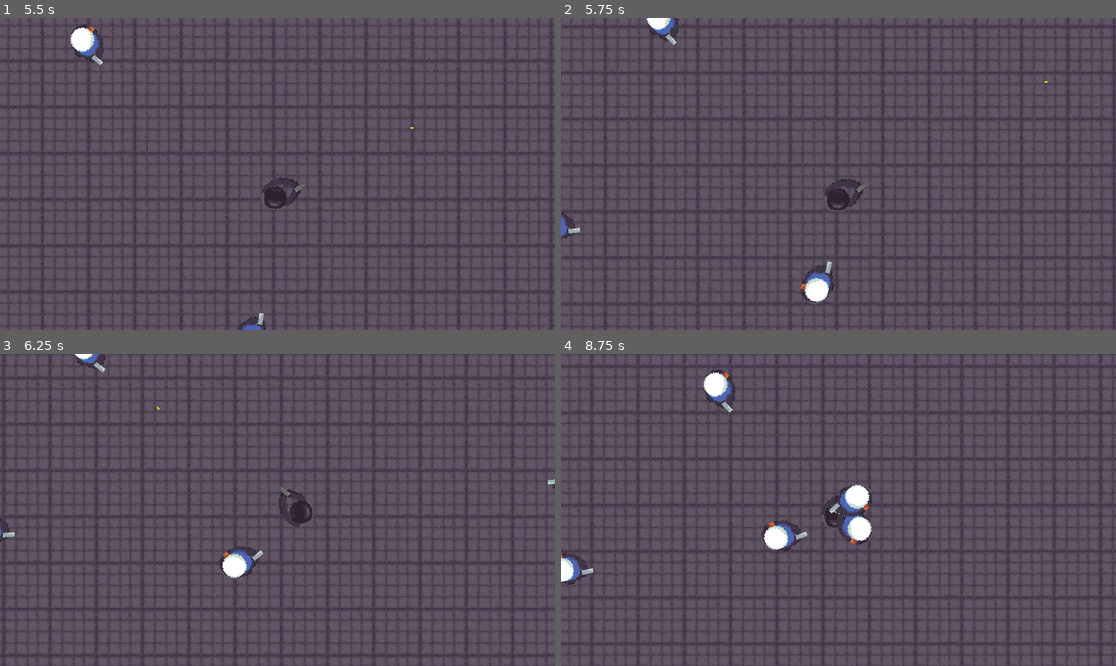
Above: before the commit, frames 1-4 (two rows, left to right).
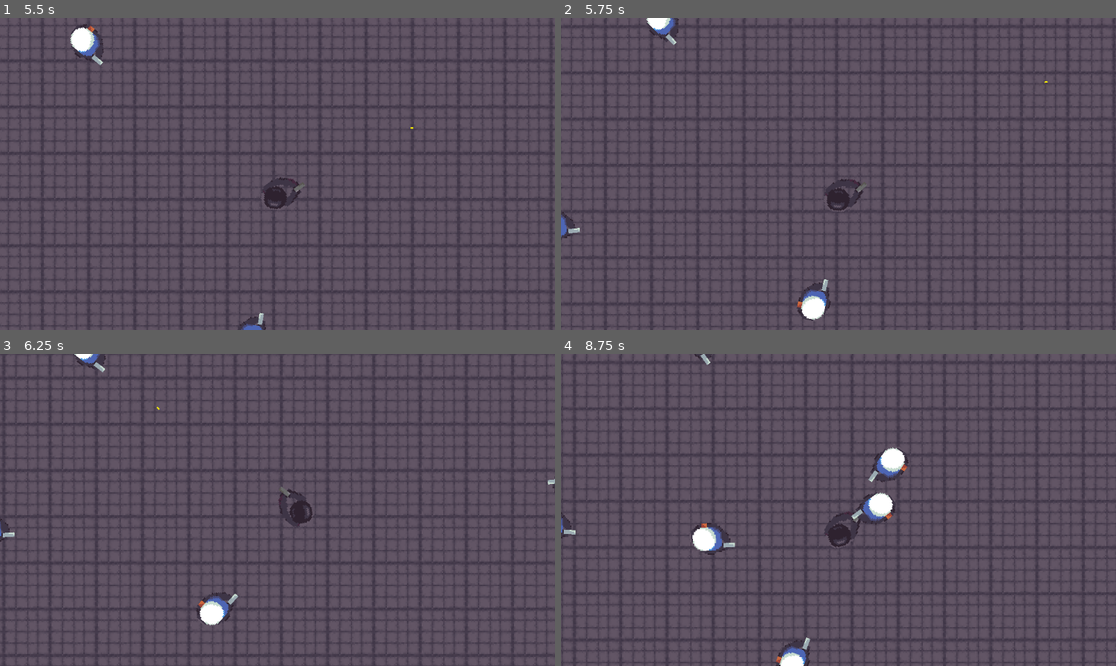
Above: after the commit, the same moments.

Repository: olzorz/THOA-SWMG
Game: Godot game, scene res://Scenes/game_scene.tscn
Same seed, same stepped clock (60 frames per second), same inputs: the game is played once before the commit and once after it.
Inputs (mouse positions are in pixels of both pictures, inside the frame that each line leads up to):
- Up to frame 1 (5.5 s): tap Enter at 0.5 s; move the mouse to (399, 158) at 0.52 s; hold D (move_right) 0.53-1.28 s; click (399, 158) at 0.6 s; move the mouse to (166, 189) at 1.27 s; hold S (move_down) 1.28-2.03 s; click (166, 189) at 1.35 s; move the mouse to (333, 105) at 2.02 s; hold D (move_right) 2.03-2.78 s; click (333, 105) at 2.1 s; move the mouse to (249, 236) at 2.77 s; hold W (move_up) 2.78-3.53 s; click (249, 236) at 2.85 s; move the mouse to (444, 220) at 3.52 s; hold A (move_left) 3.53-5.03 s; click (444, 220) at 3.6 s; move the mouse to (111, 127) at 4.27 s; click (111, 127) at 4.35 s; move the mouse to (305, 174) at 5.02 s; hold S (move_down) from 5.03 s (still down); click (305, 174) at 5.1 s
- Up to frame 2 (5.75 s): keep holding S (move_down)
- Up to frame 3 (6.25 s): move the mouse to (194, 432) at 5.77 s; release S (move_down) at 5.78 s; hold D (move_right) from 5.78 s (still down); click (194, 432) at 5.85 s
- Up to frame 4 (8.75 s): move the mouse to (960, 494) at 6.52 s; release D (move_right) at 6.53 s; hold W (move_up) 6.53-7.28 s; click (960, 494) at 6.6 s; move the mouse to (727, 525) at 7.27 s; hold D (move_right) 7.28-8.03 s; click (727, 525) at 7.35 s; move the mouse to (894, 441) at 8.02 s; hold S (move_down) from 8.03 s (still down); click (894, 441) at 8.1 s

Frame 1 is identical in both runs. In frame 2, 0.8% of the frame differs, in the area x 42-50%, y 77-98%; in frame 3, 1.0%; in frame 4, 23%, in the area x 0-100%, y 0-100%.

Commit message:
Update police.gd
Police now stop at a distance.

Diff:
--- a/Scripts/police.gd
+++ b/Scripts/police.gd
@@ -11,8 +11,11 @@
 	player = $"../player"
 
 func _physics_process(delta: float) -> void:
-	direction = global_position.direction_to(player.global_position)
-	velocity = direction * SPEED
+	direction = player.global_position - global_position
+	if direction.length() > 100:
+		velocity = direction.normalized() * SPEED
+	else:
+		velocity = Vector2.ZERO
 	look_at(player.global_position)
 	move_and_slide()
 
